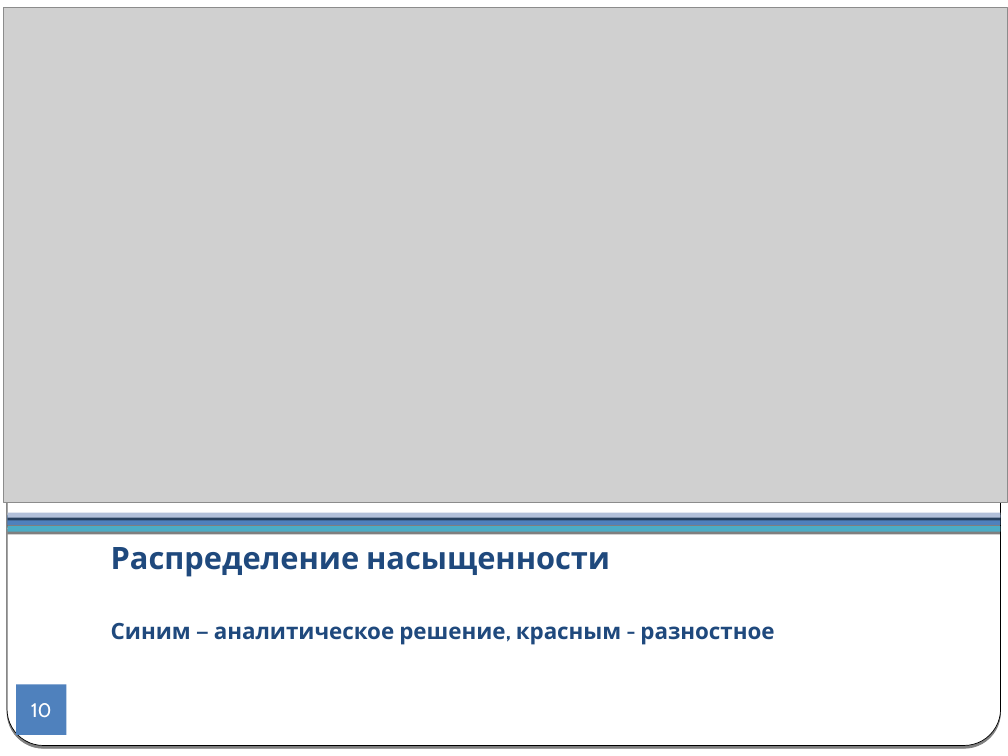
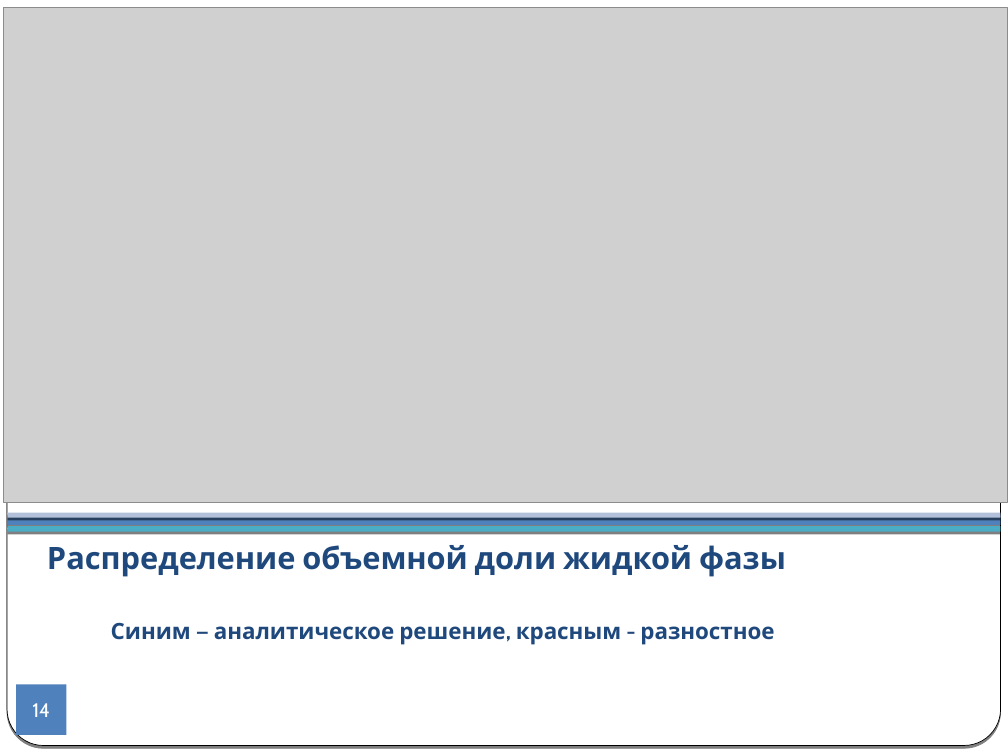
Before and after one commit to CompMathGroup/sagd, a slide deck: slide 14 of doc/Presentation.odp (slide 10 before the commit). Drawn at 1008x756 pixels with LibreOffice and Linux fonts; fonts in the diff are those of the drawing; grey boxes stand for pictures. Boxes give left, top, right and bottom in pixels: in the first picture for what was removed or moved away, otherwise in the second. Text is boxed around its words. In the diff, an @@ line names an element or a change of style, - is before the commit and + after.

```diff
--- a/doc/Presentation.odp
+++ b/doc/Presentation.odp
@@ title at (47,545,786,577): text changed @@
-Распределение насыщенности
+Распределение объемной доли жидкой фазы
@@ page number at (32,703,50,717): text changed @@
-10
+14
```
Also in this commit, not shown: 16 other slides changed, 4 slides added, 1 slide removed, 5 other files.
